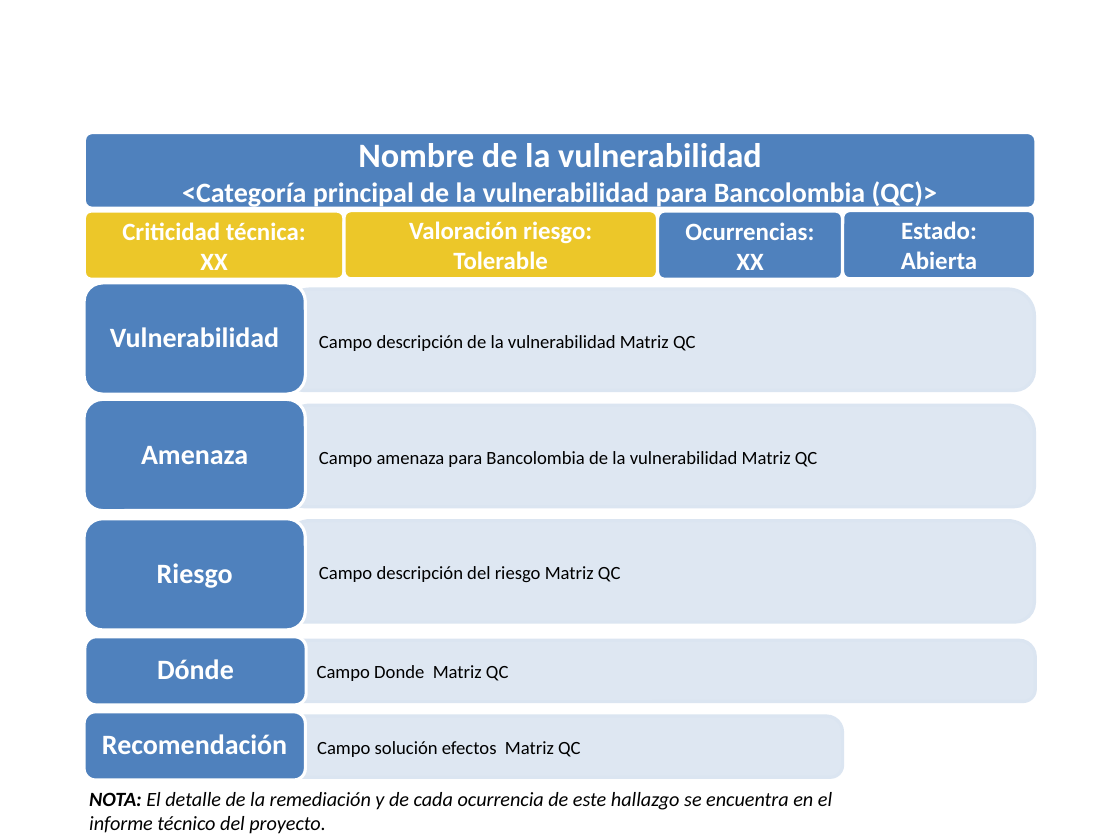
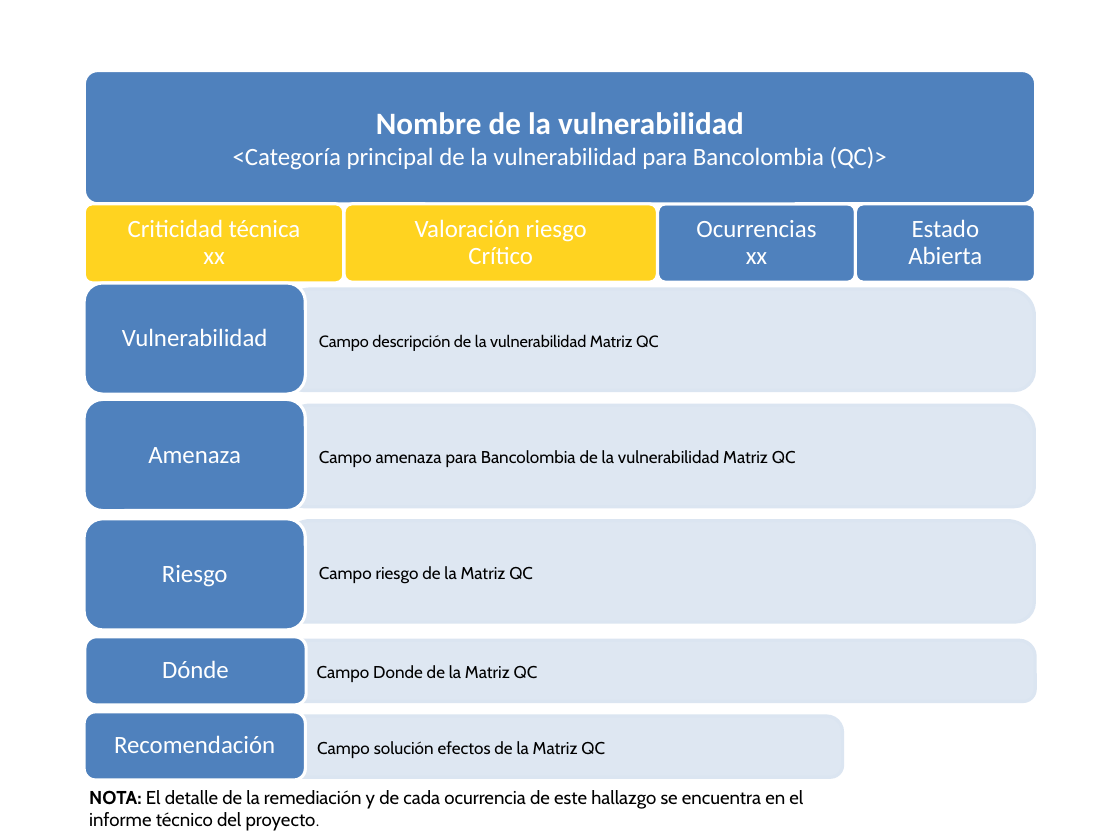
Before and after one commit to tom-vanbraband-sonarsource/integrates, a slide deck: slide 36 of app/autodoc/templates/bancolombia.pptx (slide 37 before the commit). Drawn at 1120x840 pixels with LibreOffice and Linux fonts; fonts in the diff are those of the drawing; background and template pictures are left out. Boxes give left, top, right and bottom in pixels: in the first picture for what was removed or moved away, otherwise in the second. Text is boxed around its words. In the diff, an @@ line names an element or a change of style, - is before the commit and + after.

Commit message:
Se cambio la plantilla del informe autogenerado de bancolombia, ademas se agrego la tabla de resumen de vulnerabilidades

```diff
--- a/app/autodoc/templates/bancolombia.pptx
+++ b/app/autodoc/templates/bancolombia.pptx
@@ rounded rectangle "Nombre de la vulnerabilidad" resized from (x1=84, y1=132, x2=1035, y2=208) to (x1=84, y1=71, x2=1035, y2=204) @@
@@ rounded rectangle "Nombre de la vulnerabilidad" at (x1=84, y1=71, x2=1035, y2=204): size 22 to 20 pt in "Nombre de la vulnerabilidad"; size 18 to 16 pt, bold off in "<Categoría principal de la vulnerabilidad para Bancolombia ..." @@
@@ rounded rectangle "Criticidad técnica" resized from (x1=84, y1=212, x2=344, y2=280) to (x1=84, y1=204, x2=344, y2=283) @@
@@ rounded rectangle "Criticidad técnica" at (x1=84, y1=204, x2=344, y2=283): fill #EBC214 at 91% opacity to #FFD320 @@
@@ rounded rectangle "Valoración riesgo" at (x1=344, y1=204, x2=657, y2=282): fill #EBC214 at 91% opacity to #FFD320 @@
@@ rounded rectangle "Valoración riesgo" resized from (x1=344, y1=211, x2=657, y2=279) to (x1=344, y1=204, x2=657, y2=282) @@
@@ rounded rectangle "Ocurrencias" resized from (x1=657, y1=212, x2=842, y2=280) to (x1=657, y1=204, x2=856, y2=282) @@
@@ rounded rectangle "Estado" resized from (x1=842, y1=211, x2=1035, y2=279) to (x1=856, y1=204, x2=1036, y2=282) @@
@@ text in rounded rectangle at (x1=128, y1=219, x2=301, y2=264): text changed; bold off @@
-Criticidad técnica:
-XX
+Criticidad técnica
+xx
@@ text in rounded rectangle at (x1=415, y1=219, x2=587, y2=264): text changed; bold off @@
-Valoración riesgo:
-Tolerable
+Valoración riesgo
+Crítico
@@ text in rounded rectangle at (x1=696, y1=220, x2=816, y2=264): text changed; bold off @@
-Ocurrencias:
-XX
+Ocurrencias
+xx
@@ text in rounded rectangle at (x1=912, y1=219, x2=980, y2=237): text changed; bold off @@
-Estado:
+Estado
@@ text in rounded rectangle at (x1=908, y1=246, x2=982, y2=264): bold off in "Abierta"; line spacing 1 to 0.9 @@
@@ round same rect "Campo descripción de la vulnerabilidad ..." at (x1=283, y1=289, x2=1034, y2=391): size 12 to 10.5 pt, font Calibri to Cabin @@
@@ round same rect "Campo amenaza para Bancolombia de ..." at (x1=283, y1=405, x2=1034, y2=507): size 12 to 11 pt, font Calibri to Cabin @@
@@ text in round same rect at (x1=319, y1=566, x2=533, y2=584): text changed; size 12 to 11 pt; font Calibri to Cabin @@
-Campo descripción del riesgo Matriz QC
+Campo riesgo de la Matriz QC
@@ text in round same rect at (x1=317, y1=665, x2=538, y2=682): text changed; size 12 to 11 pt; font Calibri to Cabin @@
-Campo Donde Matriz QC
+Campo Donde de la Matriz QC
@@ size 18 to 16 pt, bold off in 5 elements at (x1=84, y1=400, x2=306, y2=511), (x1=84, y1=283, x2=306, y2=394), (x1=84, y1=519, x2=306, y2=629), (x1=85, y1=637, x2=307, y2=706), (x1=84, y1=712, x2=306, y2=781) @@
@@ text in round same rect at (x1=317, y1=741, x2=605, y2=758): text changed; size 12 to 11 pt; font Calibri to Cabin @@
-Campo solución efectos Matriz QC
+Campo solución efectos de la Matriz QC
@@ text "NOTA: El detalle de la ..." at (x1=89, y1=790, x2=803, y2=831): size 13 to 12 pt, font Calibri to Cabin, italic off; size 13 to 9 pt in "proyecto." @@
```
Also in this commit, not shown: 38 other slides changed, 3 slides added, 1 slide removed, 11 other files.
